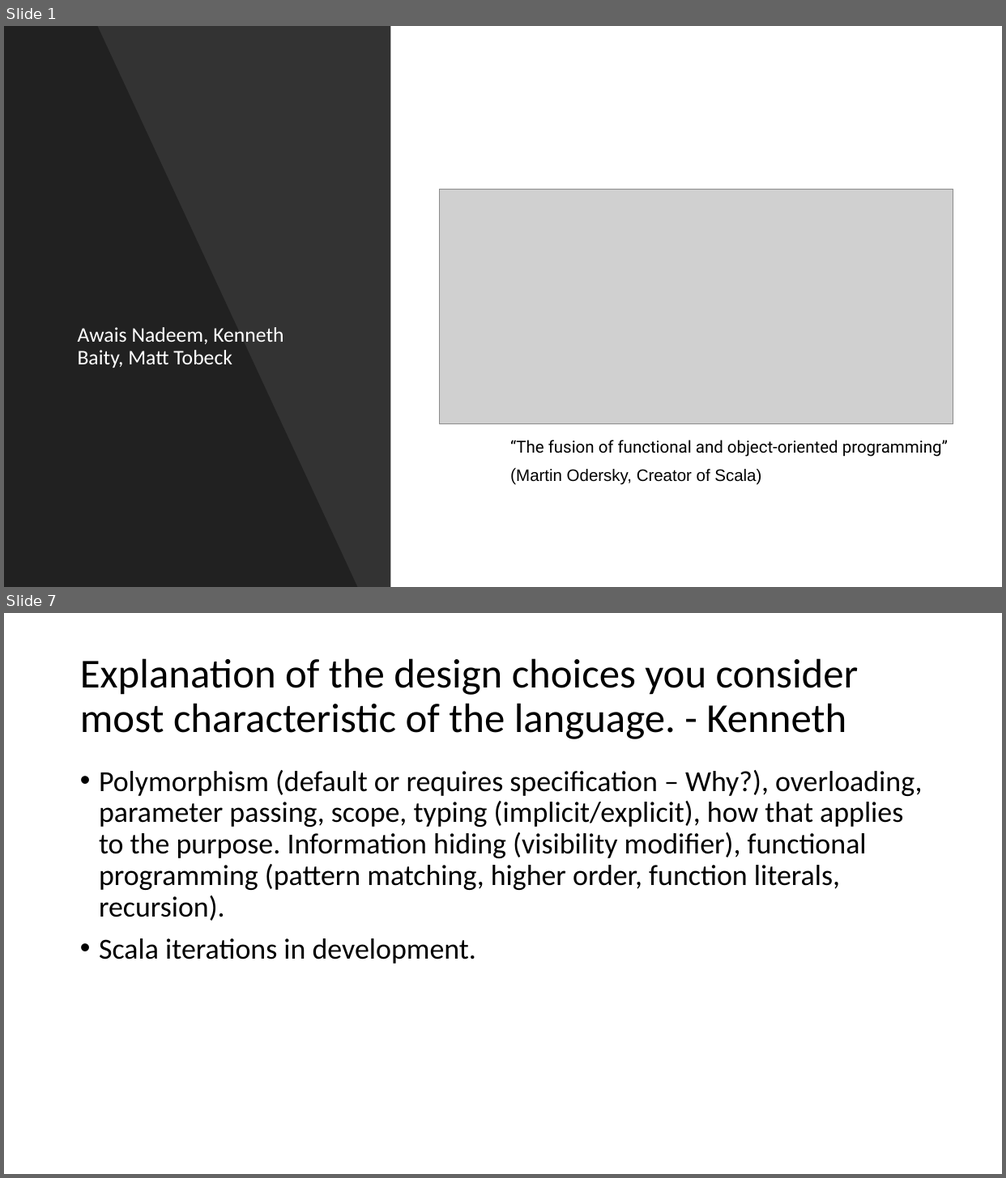
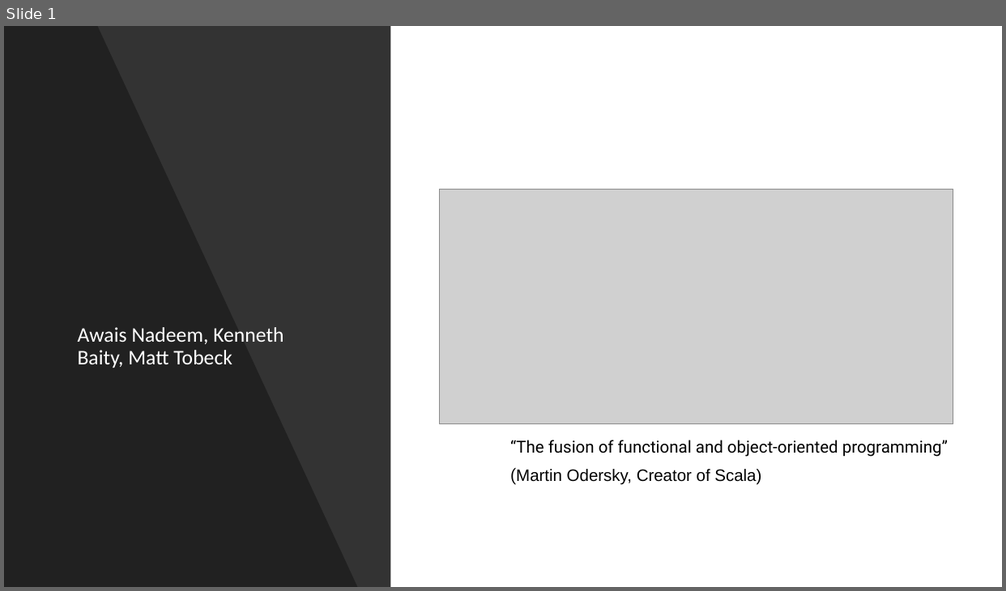
Before and after one commit to anadeem2/IT327ScalaProject, a slide deck: ScalaPresentation.pptx. Shown one above the other, each under a label of ours: slides 1 and 7 before the commit, slide 1 after it; the slides between them are not shown. The pictures are 1006x1178 and 1006x591 pixels, drawn with LibreOffice and Linux fonts; fonts in the diff are those of the drawing; grey boxes stand for pictures. Boxes give left, top, right and bottom in pixels: in the first picture for what was removed or moved away, otherwise in the second. Text is boxed around its words. In the diff, an @@ line names an element or a change of style, - is before the commit and + after.

```diff
--- a/ScalaPresentation.pptx
+++ b/ScalaPresentation.pptx
@@ slide 7 removed at <box>4,613,1002,1174</box>, background #FFFFFF @@
@@ title removed at <box>80,658,859,739</box> @@
-Explanation of the design choices you consider most characteristic of the language. - Kenneth
@@ text removed at <box>99,770,922,964</box> @@
-• Polymorphism (default or requires specification – Why?), overloading, parameter passing, scope, typing (implicit/explicit), how that applies to the purpose. Information hiding (visibility modifier), functional programming (pattern matching, higher order, function literals, recursion).
-• Scala iterations in development.
```
Also in this commit, not shown: 3 slides changed, 12 slides added, 5 other slides removed, 28 other files.
